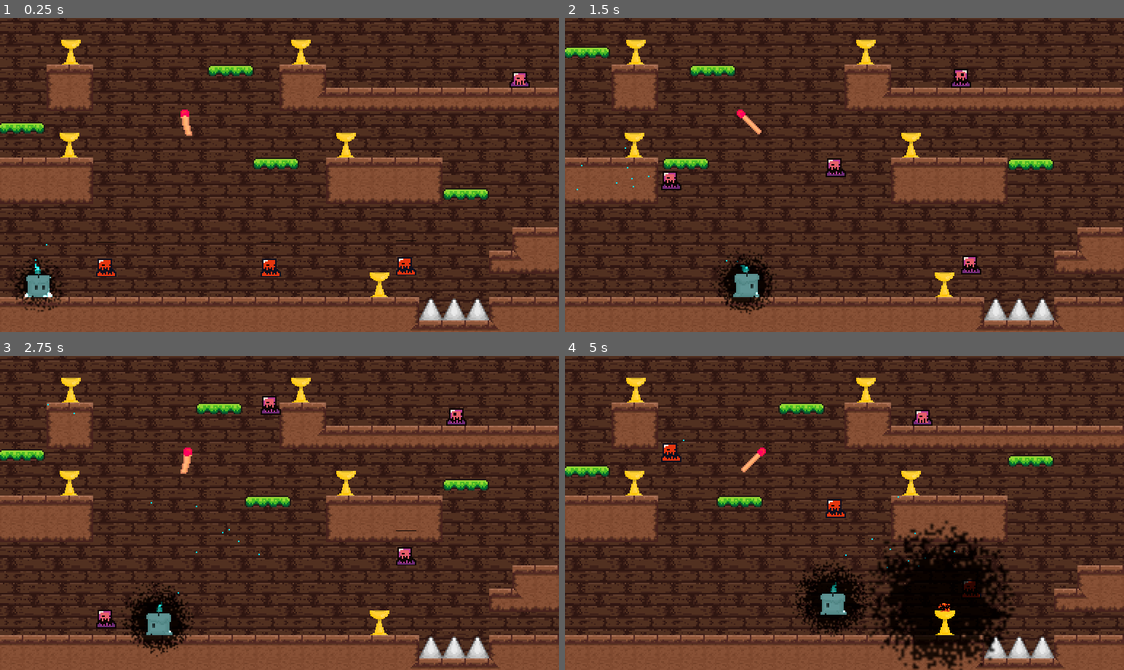
Above: before the commit, frames 1-4 (two rows, left to right).
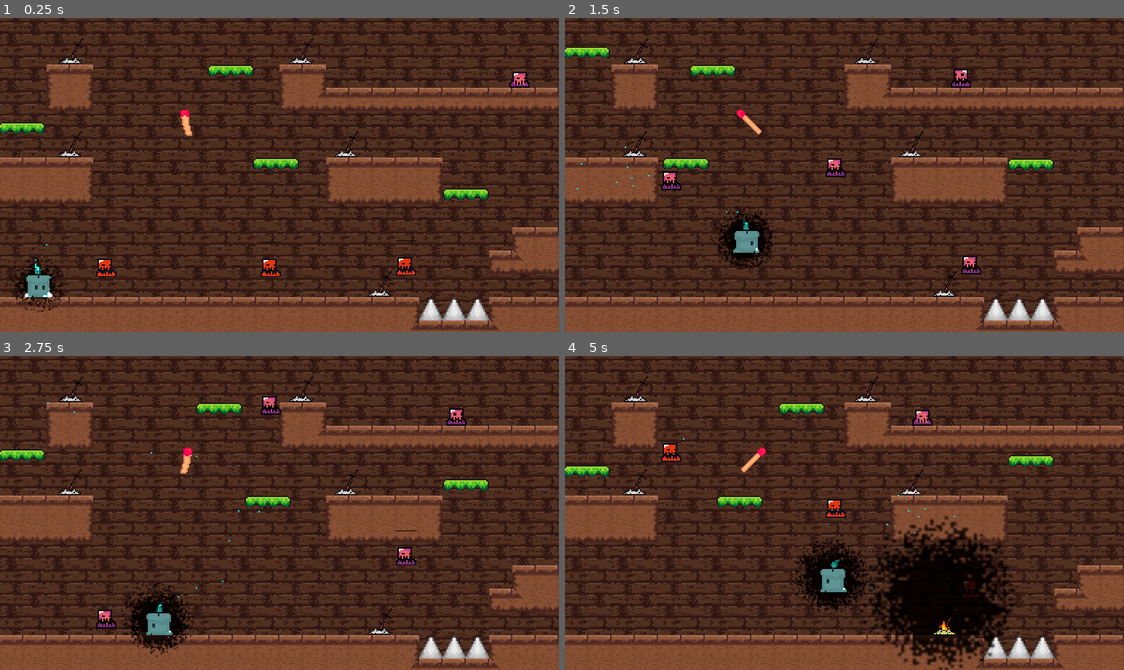
Above: after the commit, the same moments.

Repository: UlricBon/Unseen-Forces
Game: Godot game, scene res://Scene/level5.tscn
Two runs of this game, one before a commit and one after it. Both use one fixed random seed, a clock stepped at 60 frames per second and the inputs below. This scene is started directly instead of the project's main scene.
Inputs:
- Up to frame 1 (0.25 s): no input
- Up to frame 2 (1.5 s): hold D (Right) from 0.53 s (still down); tap W (Jump) at 0.6, 0.77, 1.07 s; tap Space (Interact) at 1.35 s
- Up to frame 3 (2.75 s): tap W (Jump) at 1.52, 1.55, 1.82, 2.1 s; release D (Right) at 2.03 s; hold A (Left) from 2.03 s (still down)
- Up to frame 4 (5 s): release A (Left) at 2.78 s; hold D (Right) 2.78-4.28 s; tap Space (Interact) at 2.85, 4.35 s; tap W (Jump) at 3.02, 3.05, 3.32, 3.6, 3.77, 4.07, 4.52, 4.55, 4.82 s; hold A (Left) from 4.28 s (still down)

The runs differ from the first frame. In frame 1, 1.0% of the frame differs, in the area x 6-71%, y 6-89%; in frame 2, 3.1%; in frame 3, 1.0%; in frame 4, 6.1%, in the area x 10-81%, y 6-100%.

Commit message:
jump bufffering
linagyan ko jump buffering :)

Diff:
--- a/Scene/player.tscn
+++ b/Scene/player.tscn
@@ -308,7 +308,6 @@
 
 [node name="Player" type="CharacterBody2D"]
 position = Vector2(-1, 4)
-scale = Vector2(1, 0.991453)
 collision_layer = 2
 script = ExtResource("1_gw1od")
 
@@ -389,4 +388,9 @@
 stream = ExtResource("5_236yo")
 volume_db = -5.0
 
+[node name="JumpBufferTimer" type="Timer" parent="."]
+wait_time = 0.1
+one_shot = true
+
 [connection signal="timeout" from="SlowTimer" to="." method="_on_slow_timer_timeout"]
+[connection signal="timeout" from="JumpBufferTimer" to="." method="_on_jump_buffer_timer_timeout"]
--- a/Scene/spike.tscn
+++ b/Scene/spike.tscn
@@ -4,7 +4,7 @@
 [ext_resource type="PackedScene" uid="uid://cc4nn2j4odg13" path="res://Scene/kill_zone.tscn" id="1_m8cw8"]
 
 [sub_resource type="RectangleShape2D" id="RectangleShape2D_x4hdm"]
-size = Vector2(12, 12)
+size = Vector2(16, 15)
 
 [node name="Spike" type="Node2D"]
 position = Vector2(15, 9)
@@ -17,5 +17,5 @@
 collision_mask = 2
 
 [node name="CollisionShape2D" type="CollisionShape2D" parent="KillZone"]
-position = Vector2(3, 7)
+position = Vector2(3, 5.5)
 shape = SubResource("RectangleShape2D_x4hdm")
--- a/Scene/torch/torch_scene.tscn
+++ b/Scene/torch/torch_scene.tscn
@@ -1,32 +1,21 @@
-[gd_scene load_steps=13 format=3 uid="uid://cy2t1whtl6adu"]
+[gd_scene load_steps=11 format=3 uid="uid://cy2t1whtl6adu"]
 
 [ext_resource type="Script" path="res://Scene/torch/torch_scene.gd" id="1_v12qk"]
-[ext_resource type="Texture2D" uid="uid://2vcojl0ao41o" path="res://assets/sprites/cauldron_ss.png" id="2_0jedk"]
+[ext_resource type="Texture2D" uid="uid://8nlbq1tn4nle" path="res://Scene/torch/bonfire.png" id="2_kw313"]
 [ext_resource type="PackedScene" uid="uid://cgbq2lkg4x8s7" path="res://Scene/light/Light.tscn" id="3_vr87q"]
+[ext_resource type="Texture2D" uid="uid://d1masl6astlww" path="res://Scene/torch/bonfire_animated.png" id="4_csj88"]
 
-[sub_resource type="AtlasTexture" id="AtlasTexture_b7bqn"]
-atlas = ExtResource("2_0jedk")
-region = Rect2(32, 0, 32, 32)
+[sub_resource type="AtlasTexture" id="AtlasTexture_mdec8"]
+atlas = ExtResource("4_csj88")
+region = Rect2(0, 0, 192, 192)
 
-[sub_resource type="AtlasTexture" id="AtlasTexture_0bd5a"]
-atlas = ExtResource("2_0jedk")
-region = Rect2(64, 0, 32, 32)
+[sub_resource type="AtlasTexture" id="AtlasTexture_tl2bl"]
+atlas = ExtResource("4_csj88")
+region = Rect2(192, 0, 192, 192)
 
-[sub_resource type="AtlasTexture" id="AtlasTexture_30ncw"]
-atlas = ExtResource("2_0jedk")
-region = Rect2(96, 0, 32, 32)
-
-[sub_resource type="AtlasTexture" id="AtlasTexture_d3tw4"]
-atlas = ExtResource("2_0jedk")
-region = Rect2(128, 0, 32, 32)
-
-[sub_resource type="AtlasTexture" id="AtlasTexture_6h6pq"]
-atlas = ExtResource("2_0jedk")
-region = Rect2(160, 0, 32, 32)
-
-[sub_resource type="AtlasTexture" id="AtlasTexture_4k32o"]
-atlas = ExtResource("2_0jedk")
-region = Rect2(192, 0, 32, 32)
+[sub_resource type="AtlasTexture" id="AtlasTexture_o0eff"]
+atlas = ExtResource("4_csj88")
+region = Rect2(384, 0, 192, 192)
 
 [sub_resource type="SpriteFrames" id="SpriteFrames_jtbpy"]
 animations = [{
@@ -37,26 +26,17 @@
 }, {
 "frames": [{
 "duration": 1.0,
-"texture": SubResource("AtlasTexture_b7bqn")
+"texture": SubResource("AtlasTexture_mdec8")
 }, {
 "duration": 1.0,
-"texture": SubResource("AtlasTexture_0bd5a")
+"texture": SubResource("AtlasTexture_tl2bl")
 }, {
 "duration": 1.0,
-"texture": SubResource("AtlasTexture_30ncw")
-}, {
-"duration": 1.0,
-"texture": SubResource("AtlasTexture_d3tw4")
-}, {
-"duration": 1.0,
-"texture": SubResource("AtlasTexture_6h6pq")
-}, {
-"duration": 1.0,
-"texture": SubResource("AtlasTexture_4k32o")
+"texture": SubResource("AtlasTexture_o0eff")
 }],
 "loop": true,
 "name": &"torch_animated",
-"speed": 10.0
+"speed": 5.0
 }]
 
 [sub_resource type="Environment" id="Environment_gf1tg"]
@@ -72,18 +52,16 @@
 script = ExtResource("1_v12qk")
 
 [node name="Sprite2D" type="Sprite2D" parent="."]
-scale = Vector2(0.666, 0.69)
-texture = ExtResource("2_0jedk")
-region_enabled = true
-region_rect = Rect2(0, 0, 33, 32)
+scale = Vector2(0.111979, 0.111979)
+texture = ExtResource("2_kw313")
 
 [node name="AnimatedSprite2D" type="AnimatedSprite2D" parent="."]
 self_modulate = Color(5, 5, 3, 1)
 position = Vector2(-1.98682e-07, -2.98023e-08)
-scale = Vector2(0.71, 0.69)
+scale = Vector2(0.114583, 0.114583)
 sprite_frames = SubResource("SpriteFrames_jtbpy")
 animation = &"torch_animated"
-frame_progress = 0.844461
+frame_progress = 0.13513
 
 [node name="WorldEnvironment" type="WorldEnvironment" parent="."]
 environment = SubResource("Environment_gf1tg")
@@ -92,7 +70,6 @@
 shape = SubResource("RectangleShape2D_tsqxx")
 
 [node name="Light" parent="." instance=ExtResource("3_vr87q")]
-position = Vector2(0, 3)
 offset = Vector2(0, 11.35)
 
 [connection signal="body_entered" from="." to="." method="_on_body_entered"]
--- a/Scripts/player.gd
+++ b/Scripts/player.gd
@@ -17,6 +17,7 @@
 var lightBool = false
 var playerDeath = false
 var playerSlow = false
+var buffered_jump = false
 # Get the gravity from the project settings to be synced with RigidBody nodes.
 var gravity = ProjectSettings.get_setting("physics/2d/default_gravity")
 
@@ -40,8 +41,15 @@
 		print("plyaer is bunring")
 
 	# Handle jump.
-	if Input.is_action_just_pressed("Jump") and is_on_floor():
-		velocity.y = JUMP_VELOCITY
+	if is_on_floor():
+		if Input.is_action_just_pressed("Jump") or buffered_jump == true:
+			velocity.y = JUMP_VELOCITY
+			buffered_jump = false
+	else:
+		if Input.is_action_just_pressed("Jump"):
+			buffered_jump = true
+			$JumpBufferTimer.start()
+	#^^^ BINAGO KO TO LINAGYAN KO NG JUMP BUFFERING, PARA BAGO LUMAPAG MAKAKATALON AGAD SI PLAYER
 
 	if Input.is_action_just_pressed("Interact"):
 		pass
@@ -141,3 +149,8 @@
 	print("stopppp")
 	playerSlow = false
 	SPEED = 100
+
+
+func _on_jump_buffer_timer_timeout():
+	buffered_jump = false
+	pass # Replace with function body.
